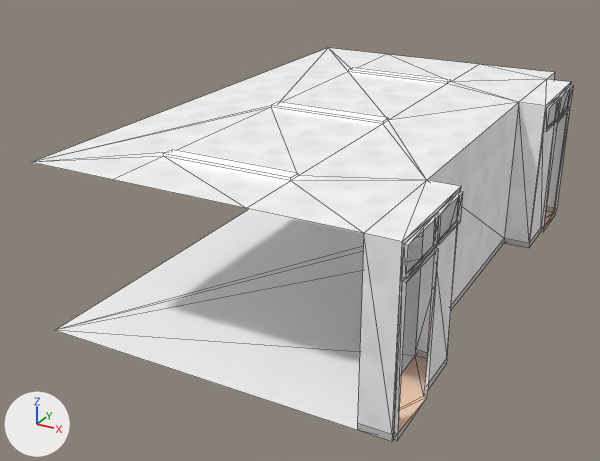
The FBX model Assets/Models/Rouka/rouka.fbx, before and after one commit.
One viewpoint serves both versions: a 50 mm camera at (-5.23, -7.32, 6.25) aimed at (-11.37, 3.84, 0.67). Every picture has the same lights, and +X, +Y and +Z are marked at lower left. Mesh edges are drawn as thin lines. Where no turn or scale is listed for an object, it has been applied to the vertices.

In view in the first picture: 'rouka'.
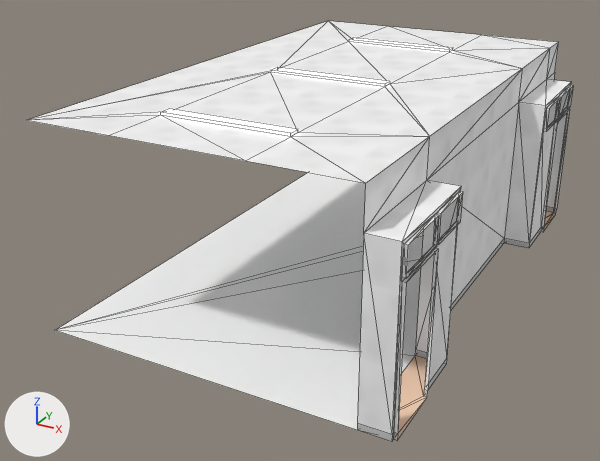
Changed parts and their boxes (x1, y1, x2, y2) in the pictures (600 x 461 px; the box of a moved part takes in the faces that stretch with it):
'rouka', reshaped (7% taller): before (33, 48, 573, 441); after (27, 21, 573, 441)
part 1 of me_scene, moved or reshaped: before (33, 48, 546, 233); after (27, 21, 558, 233)
part 2 of me_scene, surface changed: before (271, 64, 555, 180); after (271, 40, 558, 180)

What the commit changed:
me_scene is used by ob_rouka; location (0.0, 0.0, 0.0).
me_scene had 115 vertices, 169 faces and spanned x -13.5..-8.1, y 0.25..9.0, z 0.0..2.64.
me_scene now has 120 vertices, 177 faces and spans x -13.5..-8.1, y 0.25..9.0, z 0.0..3.22.
Part 1, on me_scene:
4 vertices are removed from x -13.5..-10.1, y 0.25..9.0, z 2.6..2.64.
29 faces are deleted.
20 vertices in x -12.1..-10.1, y 0.25..7.3, z 2.6..2.64 move by (0.0, 0.0, 0.58).
3 vertices in x -12.1, y 1.3..9.0, z 2.6..2.64 move by (2.0, 0.0, 0.58).
3 vertices move from x -10.1, y 0.25..9.0, z 2.6 to x -8.6, y 0.25..9.0, z 3.18.
9 vertices are added at x -13.5..-8.6, y 0.25..9.0, z 3.18..3.22.
31 new faces join them, mat_wall (picture img_wall_png).
6 new faces join them, mat_light (white #ffffff).
me_scene part 2: 9 kept faces spanning x -12.1..-8.6, y 1.5..9.0, z 2.6..3.22 get new texture (UV) coordinates.
